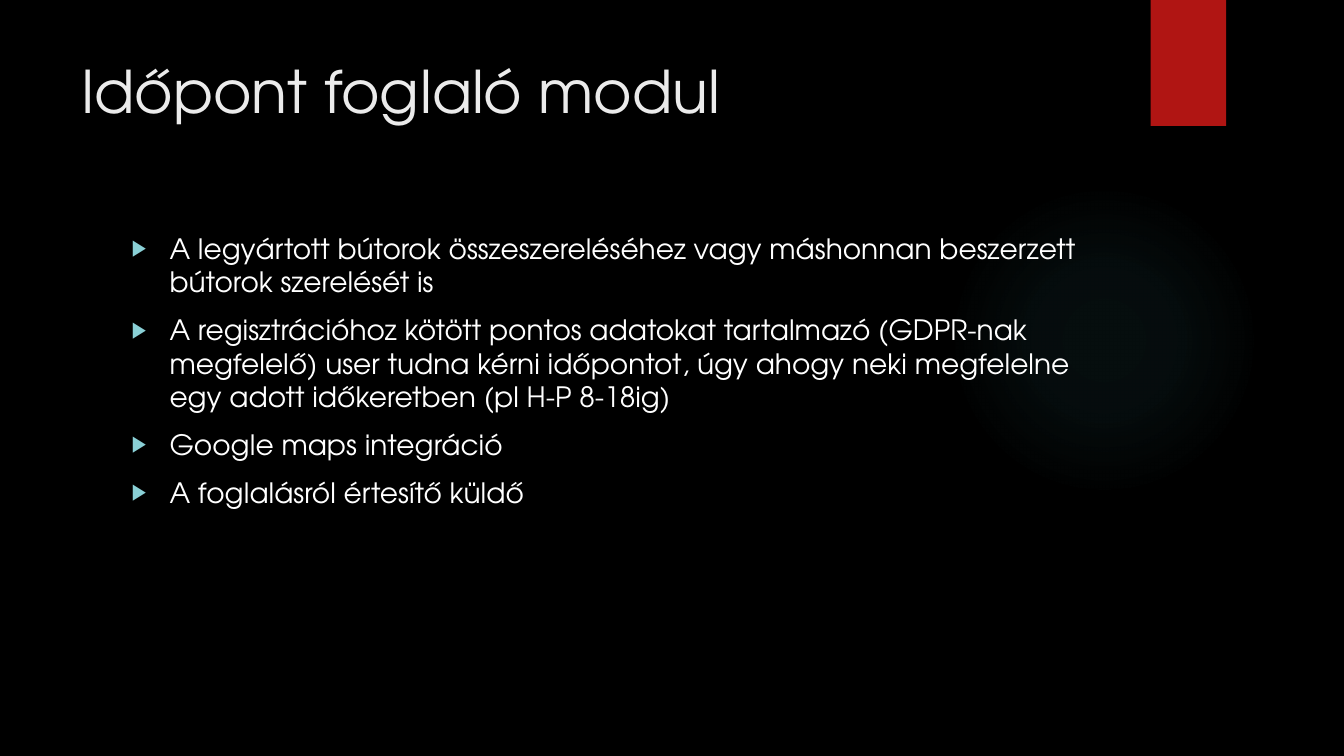
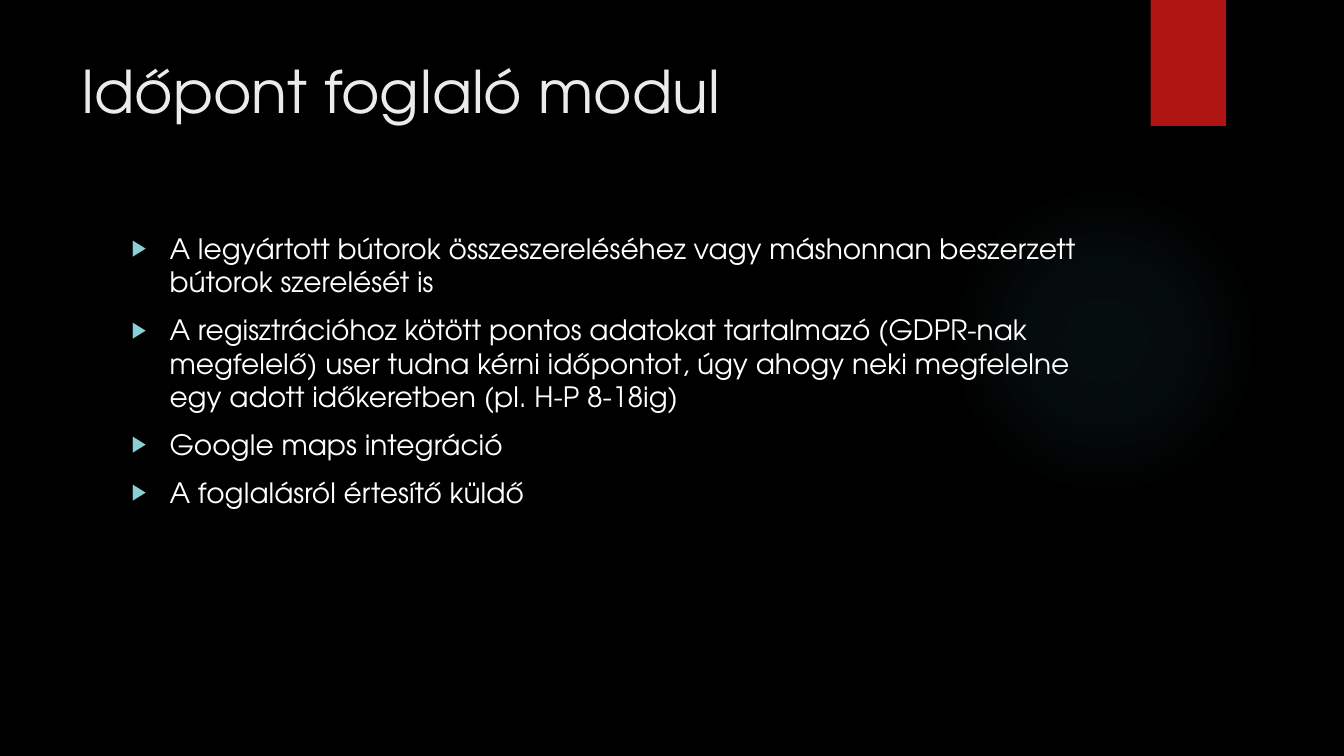
Before and after one commit to And-rea21/Projektmunka1, a slide deck: slide 4 of Szakvizsa projekt.pptx. Drawn at 1344x756 pixels with LibreOffice and Linux fonts; fonts in the diff are those of the drawing; background and template pictures are left out. Boxes give left, top, right and bottom in pixels: in the first picture for what was removed or moved away, otherwise in the second. Text is boxed around its words. In the diff, an @@ line names an element or a change of style, - is before the commit and + after.

```diff
--- a/Szakvizsa projekt.pptx
+++ b/Szakvizsa projekt.pptx
@@ text at bbox=[170, 318, 1070, 413]: text changed @@
-▶ A regisztrációhoz kötött pontos adatokat tartalmazó (GDPR-nak megfelelő) user tudna kérni időpontot, úgy ahogy neki megfelelne egy adott időkeretben (pl H-P 8-18ig)
+▶ A regisztrációhoz kötött pontos adatokat tartalmazó (GDPR-nak megfelelő) user tudna kérni időpontot, úgy ahogy neki megfelelne egy adott időkeretben (pl. H-P 8-18ig)
```
Also in this commit, not shown: 4 other slides changed, 3 slides added.
